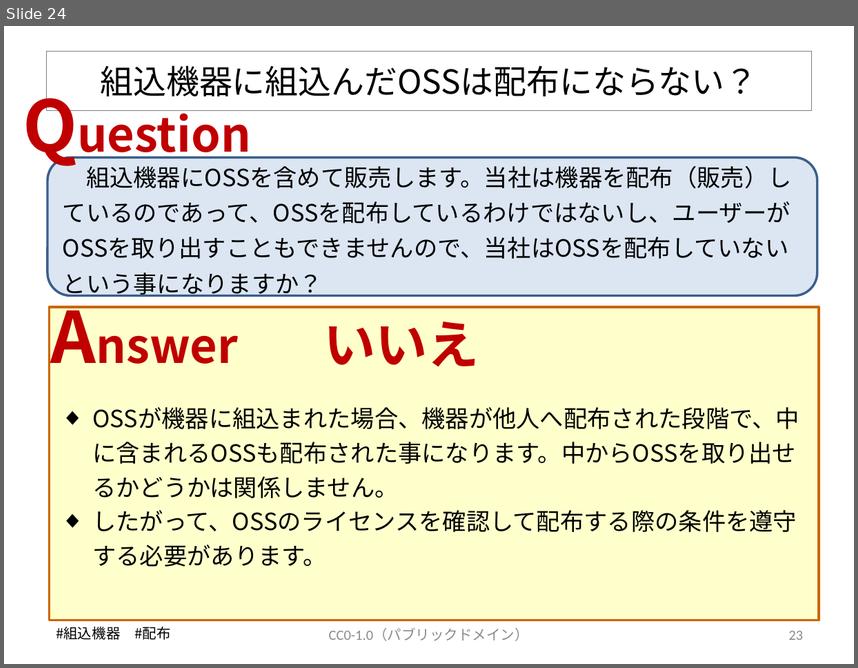
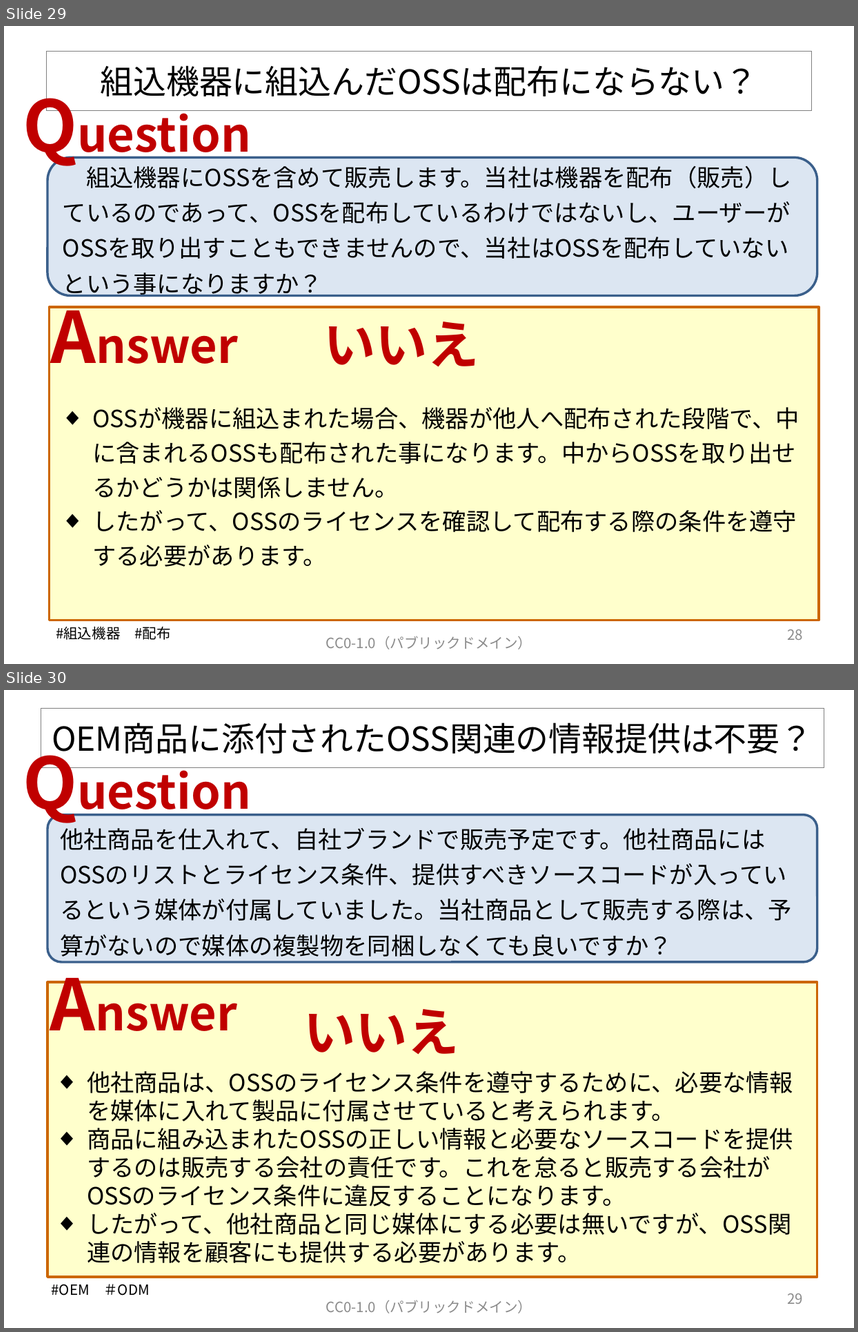
Before and after one commit to OpenChain-Project/OpenChain-JWG, a slide deck: Education_Material/FAQ/OSSライセンス関連でよくある誤解_CC0.pptx. Shown one above the other, each under a label of ours: slide 24 before the commit, slides 29 and 30 after it. The pictures are 858x668 and 858x1332 pixels, drawn with LibreOffice and Linux fonts; fonts in the diff are those of the drawing. Boxes give left, top, right and bottom in pixels: in the first picture for what was removed or moved away, otherwise in the second. Text is boxed around its words. In the diff, an @@ line names an element or a change of style, - is before the commit and + after.

Commit message:
V5に更新します。

```diff
--- a/Education_Material/FAQ/OSSライセンス関連でよくある誤解_CC0.pptx
+++ b/Education_Material/FAQ/OSSライセンス関連でよくある誤解_CC0.pptx
@@ slide 30 added at [4, 690, 854, 1328], background #FFFFFF @@
@@ title added at [41, 709, 824, 768], outline #808080 0.75 pt, 28 pt, text #000000 @@
+OEM商品に添付されたOSS関連の情報提供は不要？
@@ text added at [14, 734, 275, 829], 40 pt, text #C00000, bold @@
+Question
@@ rounded rectangle added at [47, 815, 818, 962], fill #DCE6F2, outline #3A5F8C 2 pt, 20 pt, text #000000 @@
+他社商品を仕入れて、自社ブランドで販売予定です。他社商品にはOSSのリストとライセンス条件、提供すべきソースコードが入っているという媒体が付属していました。当社商品として販売する際は、予算がないので媒体の複製物を同梱しなくても良いですか？
@@ text added at [41, 955, 265, 1049], 40 pt, text #C00000, bold @@
+Answer
@@ rectangle added at [47, 983, 818, 1276], fill #FFFFCC, outline #CC6600 2 pt @@
@@ text added at [303, 1009, 459, 1054], 44 pt, text #C00000, bold @@
+いいえ
@@ text added at [87, 1071, 793, 1263], 20 pt, text #000000 @@
+◆ 他社商品は、OSSのライセンス条件を遵守するために、必要な情報を媒体に入れて製品に付属させていると考えられます。
+◆ 商品に組み込まれたOSSの正しい情報と必要なソースコードを提供するのは販売する会社の責任です。これを怠ると販売する会社がOSSのライセンス条件に違反することになります。
+◆ したがって、他社商品と同じ媒体にする必要は無いですが、OSS関連の情報を顧客にも提供する必要があります。
@@ text added at [51, 1283, 150, 1295], 12 pt, text #000000 @@
+#OEM ＃ODM
@@ text added at [326, 1299, 532, 1313], 12 pt, text #8C8C8C @@
+CC0-1.0（パブリックドメイン）
@@ page number added at [787, 1293, 803, 1303], 12 pt, text #8C8C8C @@
+29
@@ what was slide 24 is now slide 29 @@
@@ slide 29 changed as well @@
@@ text "CC0-1.0（パブリックドメイン）": place and size @@
-text "CC0-1.0（パブリックドメイン）" at [329, 628, 529, 641]
+text "CC0-1.0（パブリックドメイン）" at [326, 635, 532, 649]
@@ text "CC0-1.0（パブリックドメイン）" at [326, 635, 532, 649]: font Calibri to Noto Sans CJK JP @@
@@ page number at [787, 629, 803, 639]: text changed; font Calibri to Noto Sans CJK JP @@
-23
+28
```
Also in this commit, not shown: 29 other slides changed, 8 other slides added.
